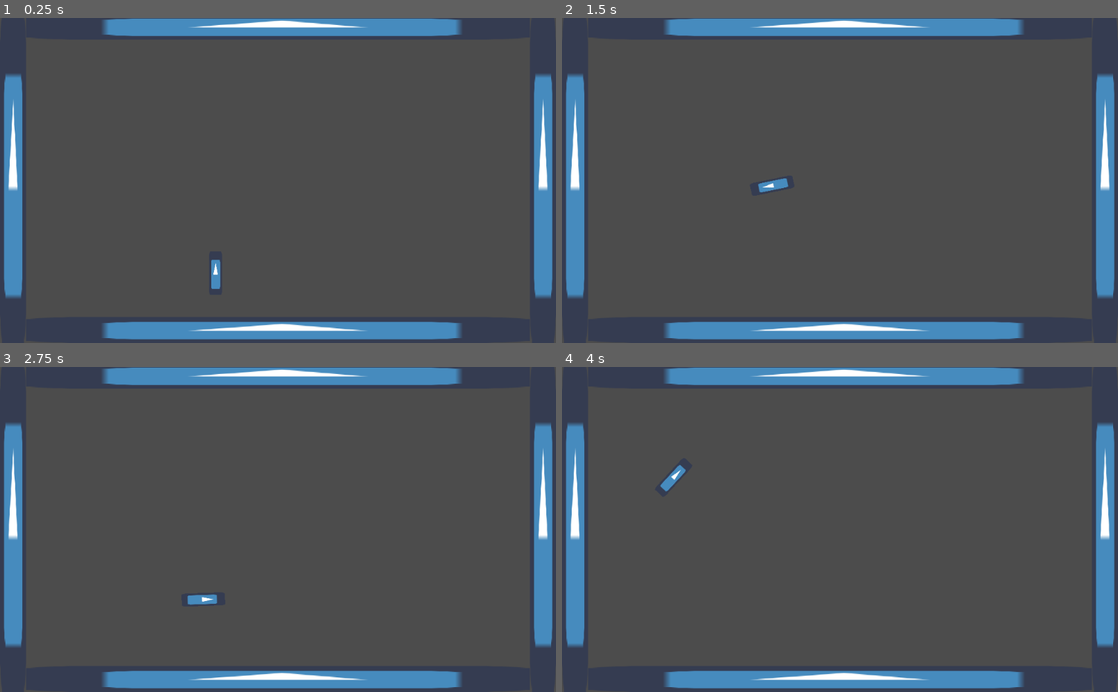
Above: before the commit, frames 1-4 (two rows, left to right).
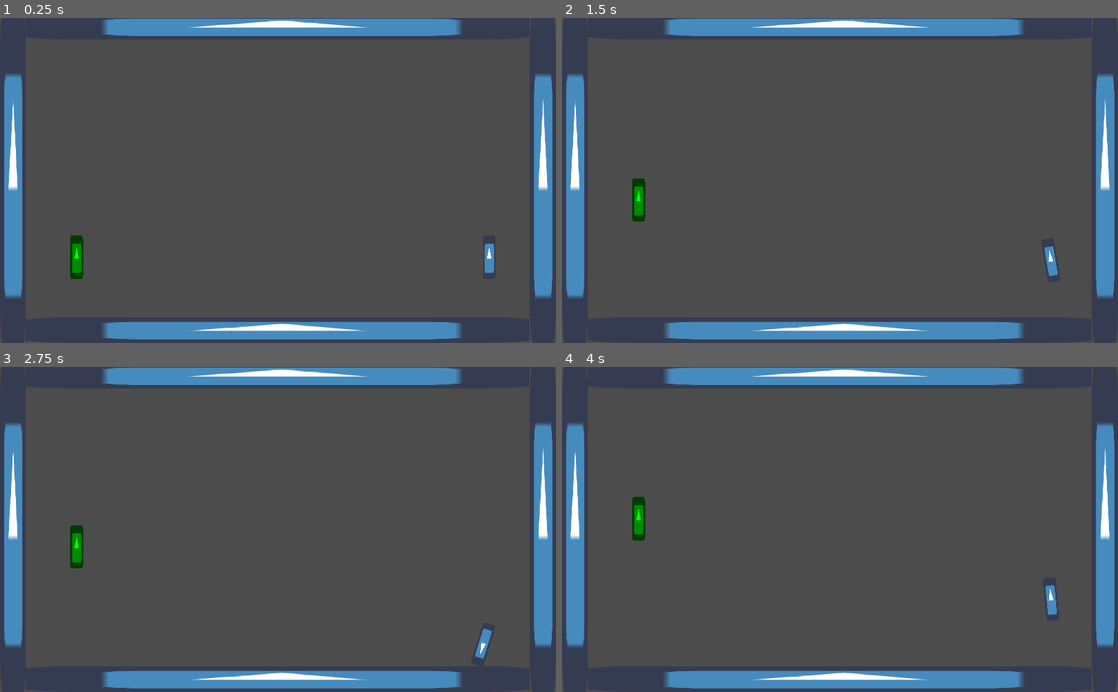
Above: after the commit, the same moments.

Repository: Ev01/PogoArena
Game: Godot game, scene res://Main.tscn
Two runs of this game, one before a commit and one after it. Both use one fixed random seed, a clock stepped at 60 frames per second and the inputs below. The engine's default icon, where the game draws it, is replaced by a stand-in: a white triangle on a blue panel in a dark square.
Inputs:
- Up to frame 1 (0.25 s): no input
- Up to frame 2 (1.5 s): hold Right (rotate_right) 0.53-1.28 s; hold Left (rotate_left) from 1.28 s (still down)
- Up to frame 3 (2.75 s): release Left (rotate_left) at 2.03 s; hold Right (rotate_right) from 2.03 s (still down)
- Up to frame 4 (4 s): release Right (rotate_right) at 3.53 s; hold Left (rotate_left) from 3.53 s (still down)

The runs differ from the first frame. In frame 1, 1.0% of the frame differs, in the area x 0-100%, y 0-99%; in frame 2, 1.0%; in frame 3, 1.1%; in frame 4, 1.1%.

Commit message:
added a second player

Diff:
--- a/Main.tscn
+++ b/Main.tscn
@@ -12,9 +12,16 @@
 
 [node name="Main" type="Node2D"]
 
-[node name="Player" parent="." instance=ExtResource( 2 )]
-position = Vector2( 392, 464 )
+[node name="Player1" parent="." instance=ExtResource( 2 )]
+position = Vector2( 896, 432 )
 respawn_point_path = NodePath("../World/Respawn")
+
+[node name="Player2" parent="." instance=ExtResource( 2 )]
+modulate = Color( 0, 1, 0.0117647, 1 )
+position = Vector2( 136, 432 )
+action_rotate_left = "rotate_left_p2"
+action_rotate_right = "rotate_right_p2"
+respawn_point_path = NodePath("../World/Respawn2")
 
 [node name="World" type="Node2D" parent="."]
 script = ExtResource( 3 )
@@ -58,4 +65,7 @@
 texture = ExtResource( 1 )
 
 [node name="Respawn" type="Position2D" parent="World"]
+position = Vector2( 896, 432 )
+
+[node name="Respawn2" type="Position2D" parent="World"]
 position = Vector2( 136, 432 )
--- a/Player/Player.gd
+++ b/Player/Player.gd
@@ -3,6 +3,8 @@
 
 export var bounce_power = 500
 export var rotation_torque = 100
+export (String) var action_rotate_left = "rotate_left"
+export (String) var action_rotate_right = "rotate_right"
 export (NodePath) var respawn_point_path
 
 var is_dead = false
@@ -18,9 +20,10 @@
 
 func _physics_process(delta):
 	if not is_dead:
-		if Input.is_action_pressed("rotate_left"):
+
+		if Input.is_action_pressed(action_rotate_left):
 			apply_torque_impulse(-rotation_torque)
-		if Input.is_action_pressed("rotate_right"):
+		if Input.is_action_pressed(action_rotate_right):
 			apply_torque_impulse(rotation_torque)
 
 		for body in foot_area.get_overlapping_bodies():
@@ -30,7 +33,7 @@
 func kill():
 
 	is_dead = true
-	Engine.time_scale = 0.2
+	#Engine.time_scale = 0.2
 	print("dead")
 	respawn_timer.start()
 	yield(respawn_timer, "timeout")
@@ -39,8 +42,9 @@
 
 
 func respawn():
-	Engine.time_scale = 1
+	#Engine.time_scale = 1
 	position = respawn_point.position
+	linear_velocity = Vector2.ZERO
 	rotation = 0
 	is_dead = false
 
--- a/Player/Player.tscn
+++ b/Player/Player.tscn
@@ -10,7 +10,7 @@
 extents = Vector2( 12, 40 )
 
 [sub_resource type="RectangleShape2D" id=2]
-extents = Vector2( 4, 6 )
+extents = Vector2( 8, 6 )
 
 [sub_resource type="RectangleShape2D" id=4]
 extents = Vector2( 12, 12 )
@@ -19,11 +19,12 @@
 position = Vector2( -1, 0 )
 mass = 10.0
 physics_material_override = SubResource( 3 )
-gravity_scale = 4.0
+gravity_scale = 5.0
 continuous_cd = 1
 contacts_reported = 3
 contact_monitor = true
-angular_damp = 5.0
+linear_damp = 0.5
+angular_damp = 12.0
 script = ExtResource( 2 )
 bounce_power = 1500
 rotation_torque = 10000
@@ -52,6 +53,8 @@
 [node name="RespawnTimer" type="Timer" parent="."]
 wait_time = 0.3
 
+[node name="Tween" type="Tween" parent="."]
+
 [connection signal="body_entered" from="." to="." method="_on_Player_body_entered"]
 [connection signal="body_entered" from="FootArea" to="." method="_on_FootArea_body_entered"]
 [connection signal="body_entered" from="HeadArea" to="." method="_on_HeadArea_body_entered"]
--- a/project.godot
+++ b/project.godot
@@ -17,6 +17,8 @@
 [display]
 
 window/size/always_on_top=true
+window/stretch/mode="2d"
+window/stretch/aspect="keep"
 
 [input]
 
@@ -35,6 +37,16 @@
 "events": [ Object(InputEventKey,"resource_local_to_scene":false,"resource_name":"","device":0,"alt":false,"shift":false,"control":false,"meta":false,"command":false,"pressed":false,"scancode":82,"physical_scancode":0,"unicode":0,"echo":false,"script":null)
  ]
 }
+rotate_left_p2={
+"deadzone": 0.5,
+"events": [ Object(InputEventKey,"resource_local_to_scene":false,"resource_name":"","device":0,"alt":false,"shift":false,"control":false,"meta":false,"command":false,"pressed":false,"scancode":65,"physical_scancode":0,"unicode":0,"echo":false,"script":null)
+ ]
+}
+rotate_right_p2={
+"deadzone": 0.5,
+"events": [ Object(InputEventKey,"resource_local_to_scene":false,"resource_name":"","device":0,"alt":false,"shift":false,"control":false,"meta":false,"command":false,"pressed":false,"scancode":68,"physical_scancode":0,"unicode":0,"echo":false,"script":null)
+ ]
+}
 
 [physics]
 
